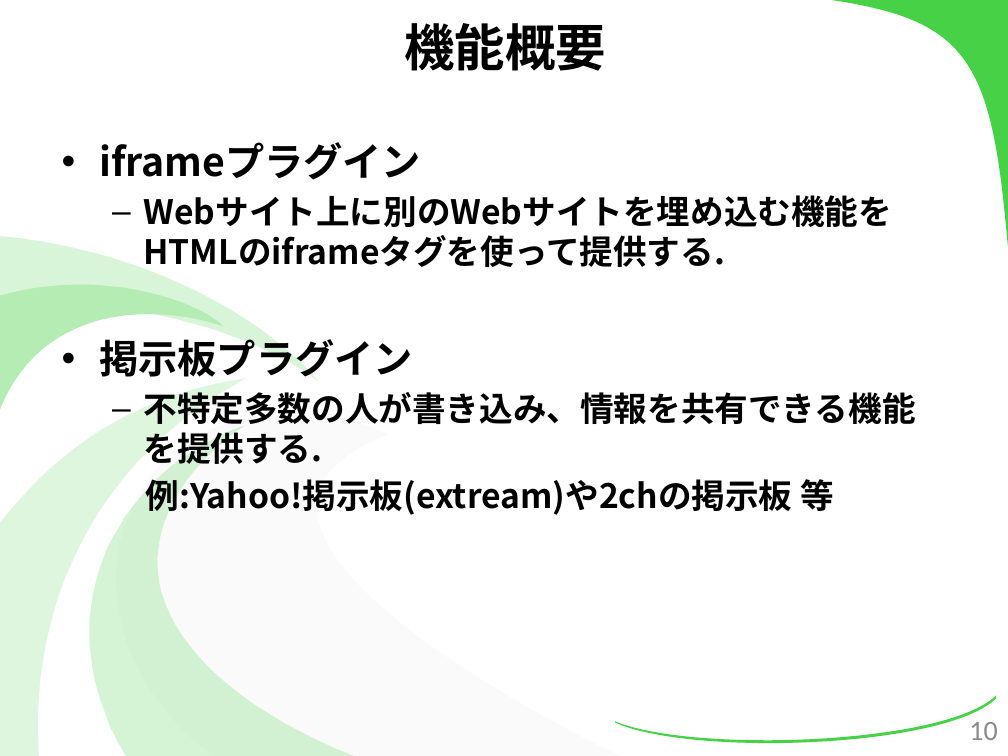
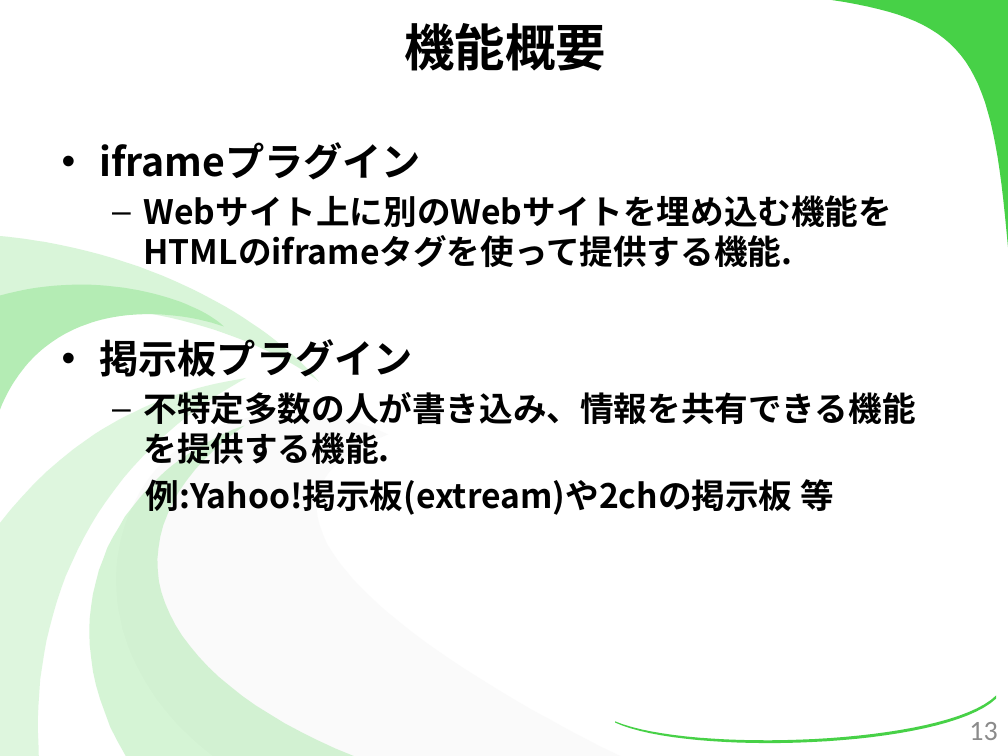
Before and after one commit to kotaro0717/Report-Management, a slide deck: slide 13 of 2.最終報告/3.発表資料/報告資料(最終).pptx (slide 10 before the commit). Drawn at 1008x756 pixels with LibreOffice and Linux fonts; fonts in the diff are those of the drawing. Boxes give left, top, right and bottom in pixels: in the first picture for what was removed or moved away, otherwise in the second. Text is boxed around its words. In the diff, an @@ line names an element or a change of style, - is before the commit and + after.

```diff
--- a/2.最終報告/3.発表資料/報告資料(最終).pptx
+++ b/2.最終報告/3.発表資料/報告資料(最終).pptx
@@ text at bbox=[99, 142, 916, 515]: text changed @@
-  – Webサイト上に別のWebサイトを埋め込む機能をHTMLのiframeタグを使って提供する.
+  – Webサイト上に別のWebサイトを埋め込む機能をHTMLのiframeタグを使って提供する機能.
@@ text at bbox=[144, 392, 916, 464]: text changed @@
-  – 不特定多数の人が書き込み、情報を共有できる機能を提供する.
+  – 不特定多数の人が書き込み、情報を共有できる機能を提供する機能.
@@ page number at bbox=[969, 722, 997, 740]: text changed @@
-10
+13
```
Also in this commit, not shown: 16 other slides changed, 8 slides added, 1 slide removed.
